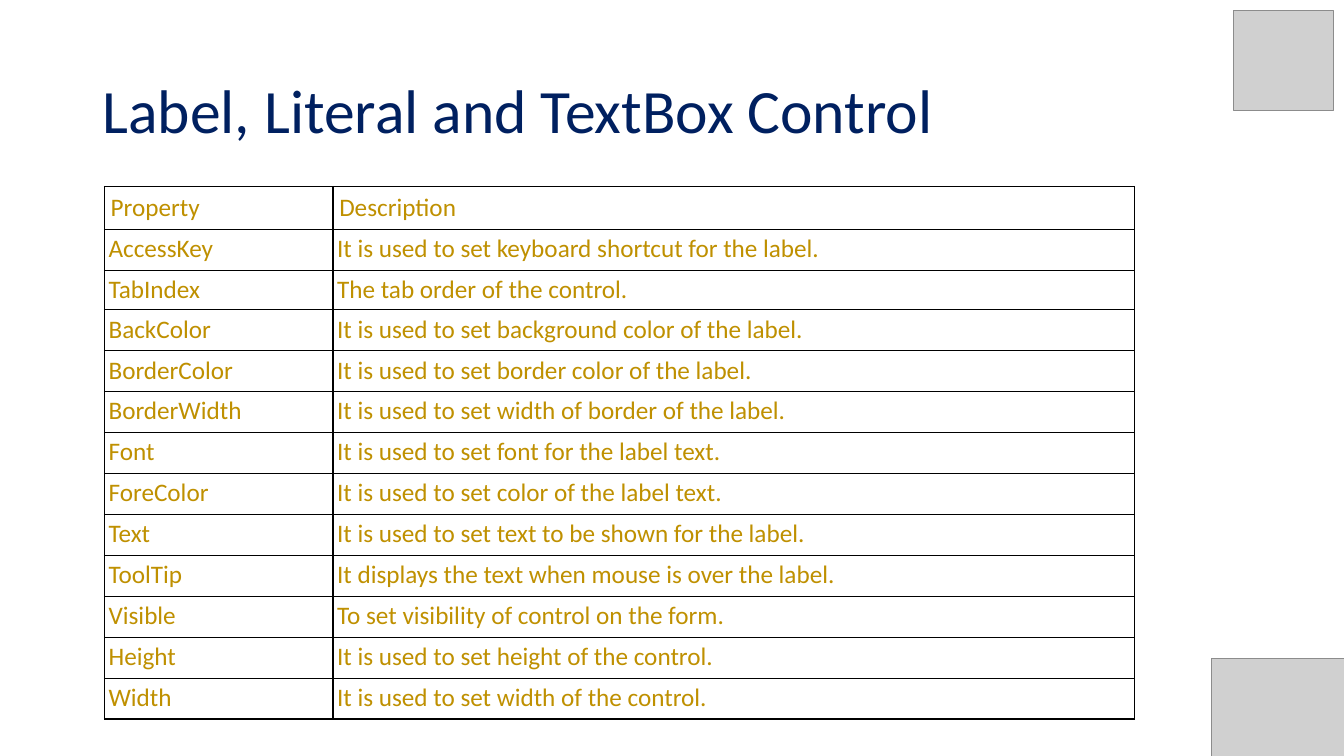
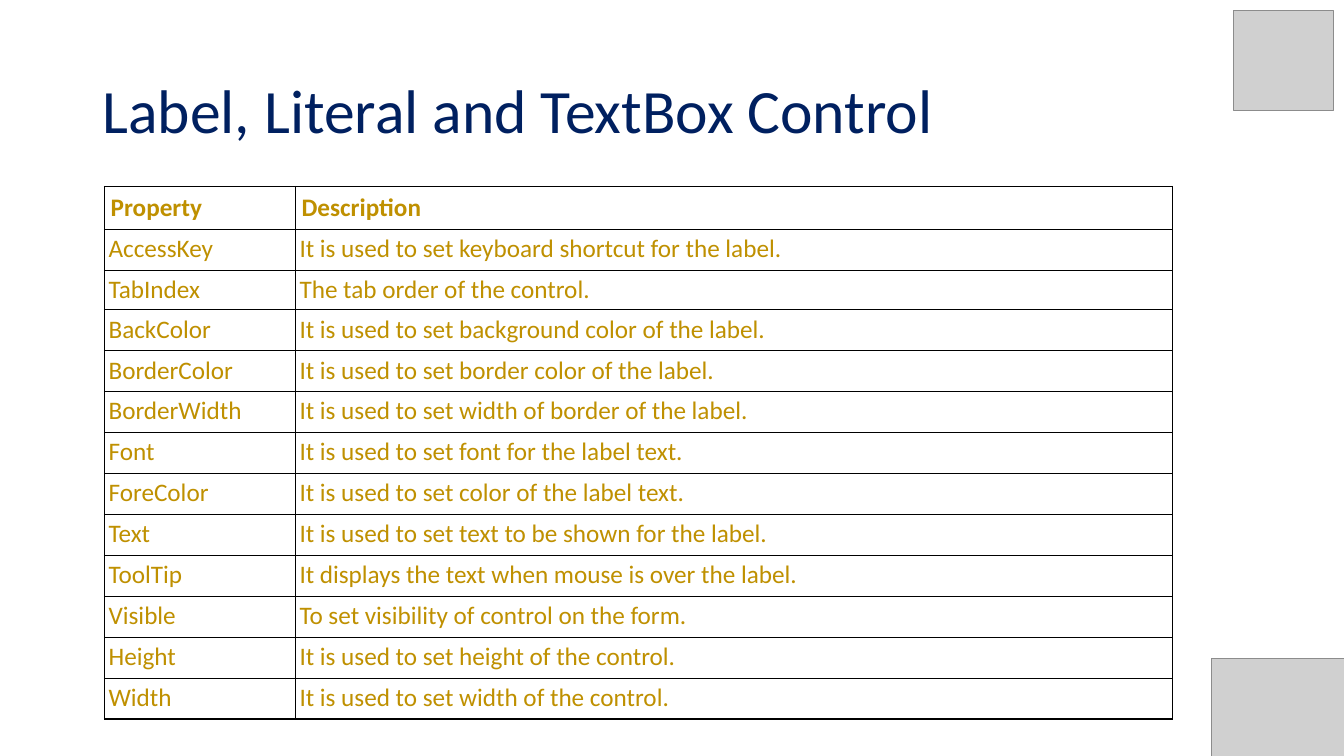
Before and after one commit to dpgohel/dpgohel.github.io, a slide deck: slide 3 of asp/unit-2/1_label_literal_textbox.pptx. Drawn at 1344x756 pixels with LibreOffice and Linux fonts; fonts in the diff are those of the drawing; grey boxes stand for pictures. Boxes give left, top, right and bottom in pixels: in the first picture for what was removed or moved away, otherwise in the second. Text is boxed around its words. In the diff, an @@ line names an element or a change of style, - is before the commit and + after.

```diff
--- a/asp/unit-2/1_label_literal_textbox.pptx
+++ b/asp/unit-2/1_label_literal_textbox.pptx
@@ table at <box>105,187,1174,718</box> @@
@@ bold on in "Property", "Description" @@
@@ table: place and size @@
-table at <box>105,187,1136,718</box>
+table at <box>105,187,1174,718</box>
```
Also in this commit, not shown: 1 other slide changed, 1 other file.
